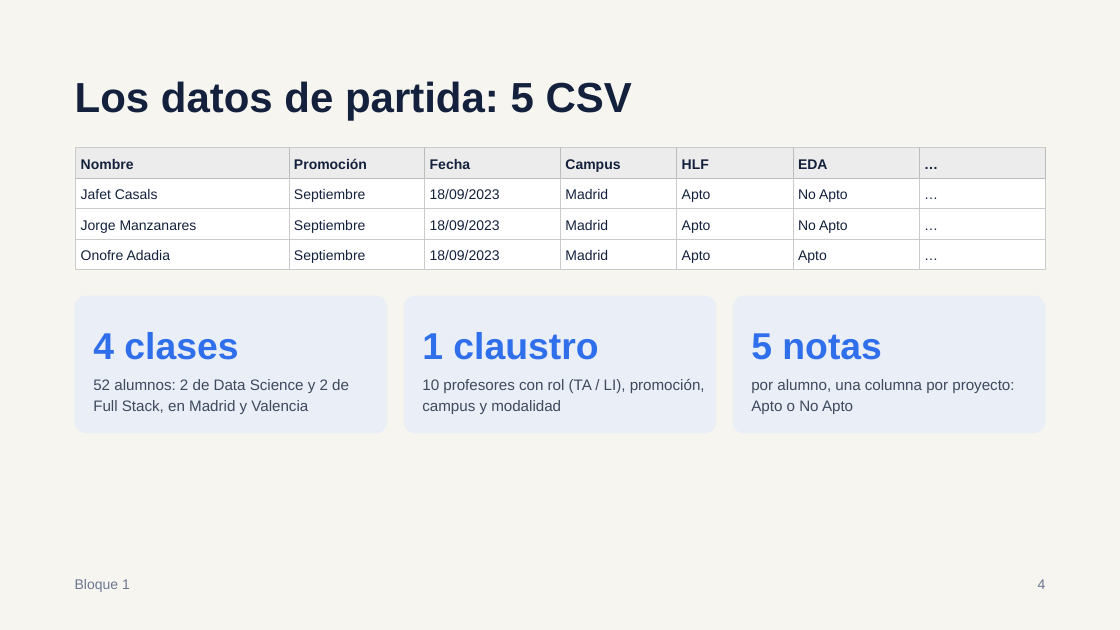
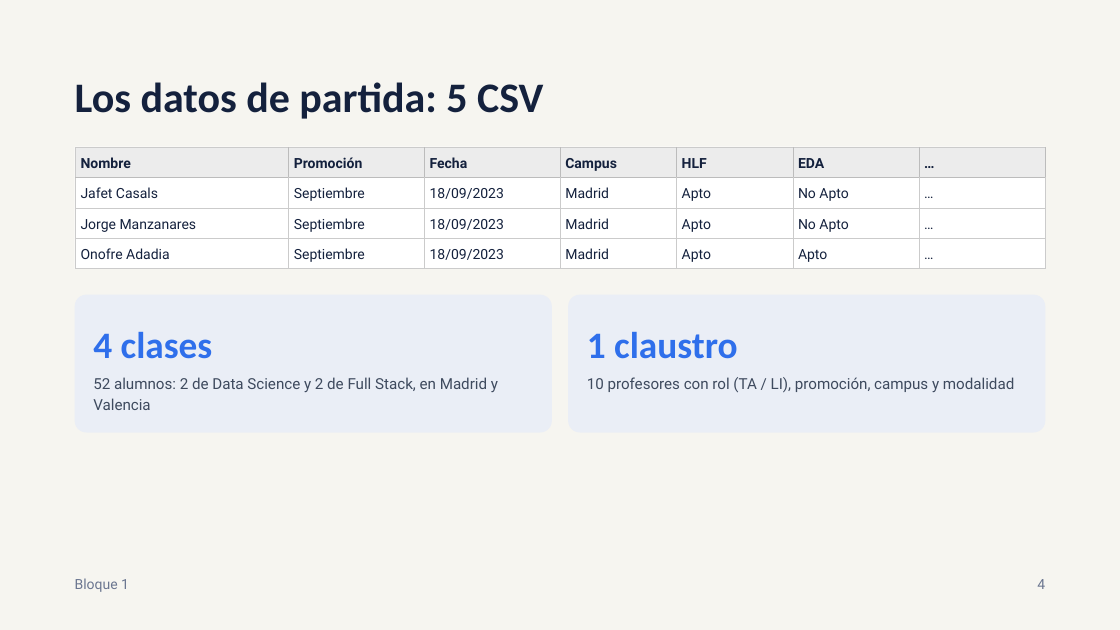
Before and after one commit to CarlosRodriguezRuiz/ProyectoGrupal-BBDD, a slide deck: slide 4 of docs/Presentacion.pptx. Drawn at 1120x630 pixels with LibreOffice and Linux fonts; fonts in the diff are those of the drawing. Boxes give left, top, right and bottom in pixels: in the first picture for what was removed or moved away, otherwise in the second. Text is boxed around its words. In the diff, an @@ line names an element or a change of style, - is before the commit and + after.

```diff
--- a/docs/Presentacion.pptx
+++ b/docs/Presentacion.pptx
@@ table at [76, 148, 1047, 270] @@
@@ font Arial to Roboto @@
@@ rounded rectangle: place and size @@
-rounded rectangle at [75, 296, 387, 434]
+rounded rectangle at [75, 295, 552, 433]
@@ rounded rectangle: place and size @@
-rounded rectangle at [404, 296, 717, 434]
+rounded rectangle at [568, 295, 1045, 433]
@@ rounded rectangle removed at [733, 296, 1045, 434] @@
@@ font Arial to Calibri in 3 elements at [75, 82, 543, 119], [93, 332, 213, 359], [587, 332, 738, 359] @@
@@ text "1 claustro": place and size @@
-text "1 claustro" at [422, 332, 598, 360]
+text "1 claustro" at [587, 332, 738, 359]
@@ text removed at [751, 333, 882, 360] @@
-5 notas
@@ text "10 profesores con rol (TA ...": place and size @@
-text "10 profesores con rol (TA ..." at [422, 379, 705, 414]
+text "10 profesores con rol (TA ..." at [587, 377, 1014, 392]
@@ text removed at [751, 379, 1014, 414] @@
-por alumno, una columna por proyecto: Apto o No Apto
@@ font Arial to Roboto in 4 elements at [93, 377, 498, 410], [587, 377, 1014, 392], [75, 578, 129, 592], [1037, 579, 1045, 589] @@
```
Also in this commit, not shown: 22 other slides changed, 1 other file.
